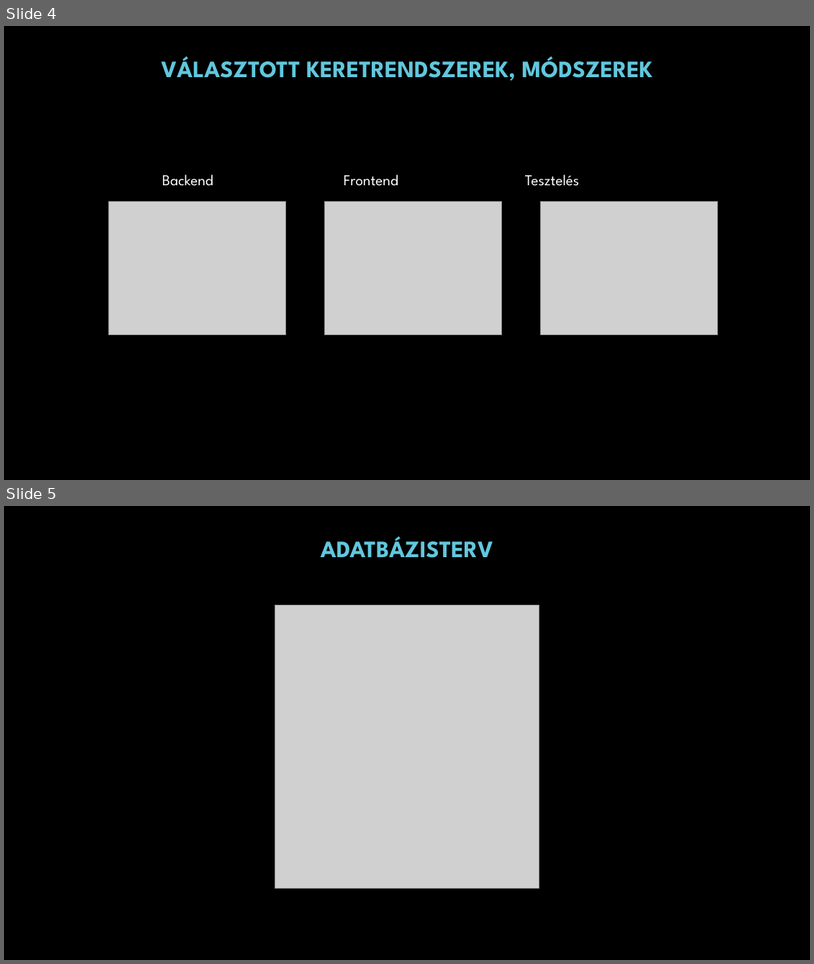
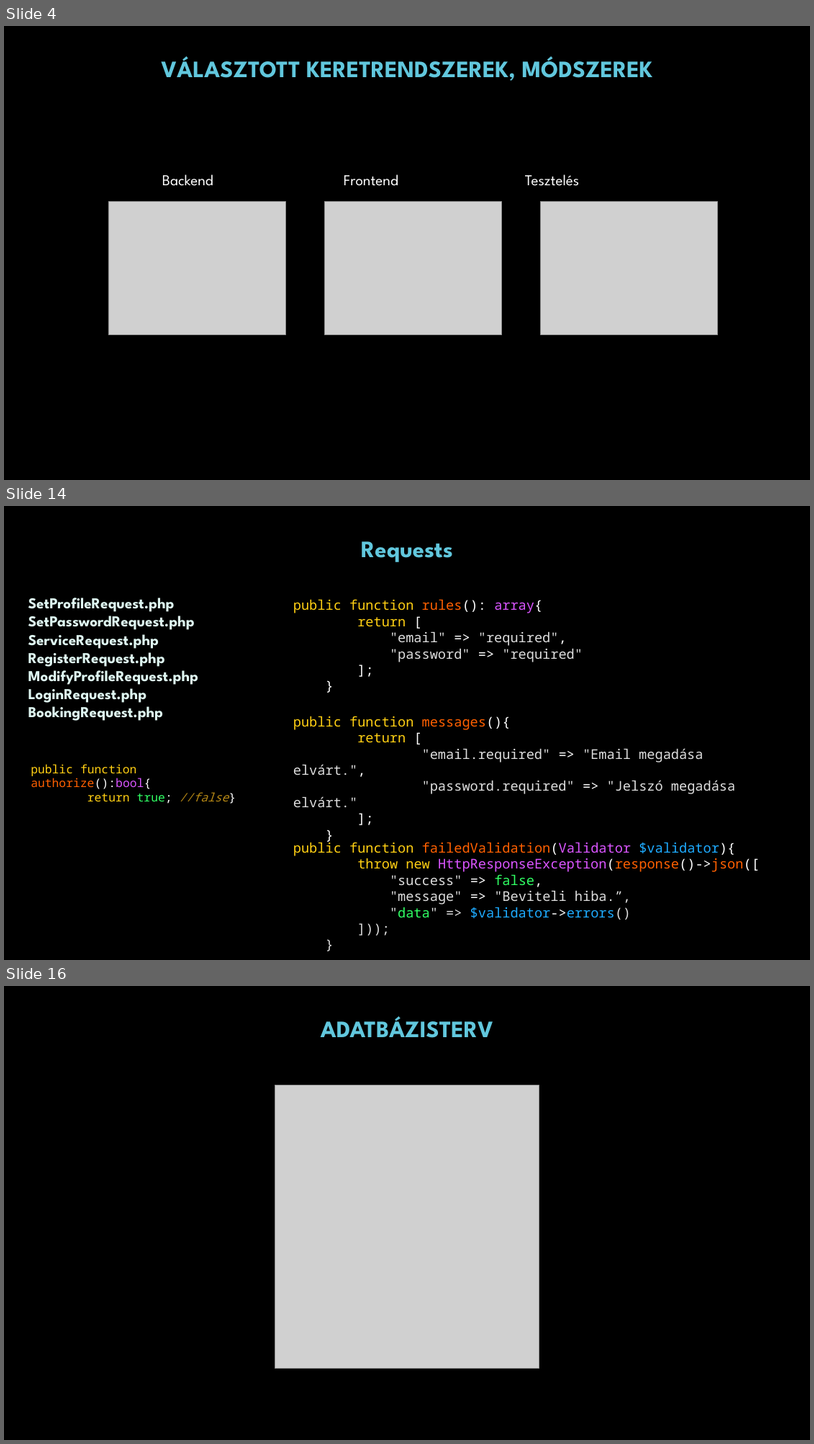
Before and after one commit to Harvester667/KTCH_Project_TeneT, a slide deck: Hairdressair_prezentáció.pptx. Shown one above the other, each under a label of ours: slides 4 and 5 before the commit, slides 4, 14 and 16 after it; the slides between them are not shown. The pictures are 814x964 and 814x1444 pixels, drawn with LibreOffice and Linux fonts; fonts in the diff are those of the drawing; grey boxes stand for pictures; background and template pictures are left out. Boxes give left, top, right and bottom in pixels: in the first picture for what was removed or moved away, otherwise in the second. Text is boxed around its words. In the diff, an @@ line names an element or a change of style, - is before the commit and + after.

```diff
--- a/Hairdressair_prezentáció.pptx
+++ b/Hairdressair_prezentáció.pptx
@@ slide 14 added at (x1=4, y1=506, x2=810, y2=960), background picture (left out) @@
@@ rectangle added at (x1=4, y1=525, x2=810, y2=572), fill #000000 at 50% opacity @@
@@ text added at (x1=361, y1=541, x2=453, y2=562), 28 pt, text #61C7DD, bold @@
+Requests
@@ text added at (x1=28, y1=597, x2=199, y2=721), 18 pt, text #DEF6F1, bold @@
+SetProfileRequest.php
+SetPasswordRequest.php
+ServiceRequest.php
+RegisterRequest.php
+ModifyProfileRequest.php
+LoginRequest.php
+BookingRequest.php
@@ text added at (x1=293, y1=599, x2=583, y2=662), 16 pt, text #DEDEDE @@
+public function rules(): array{
+return [
+"email" => "required",
+"password" => "required"
+];
+}
@@ text added at (x1=293, y1=716, x2=736, y2=807), 16 pt, text #DEDEDE @@
+public function messages(){
+return [
+"email.required" => "Email megadása elvárt.",
+"password.required" => "Jelszó megadása elvárt."
+];
+}
@@ text added at (x1=31, y1=764, x2=229, y2=803), 14 pt, text #FFCF13 @@
+public function authorize():bool{
+return true; //false}
@@ text added at (x1=293, y1=840, x2=760, y2=919), 16 pt, text #DEDEDE @@
+public function failedValidation(Validator $validator){
+throw new HttpResponseException(response()->json([
+"success" => false,
+"message" => "Beviteli hiba.”,
+"data" => $validator->errors()
+]));
+}
@@ what was slide 5 is now slide 16 @@
```
Also in this commit, not shown: 10 other slides added.
